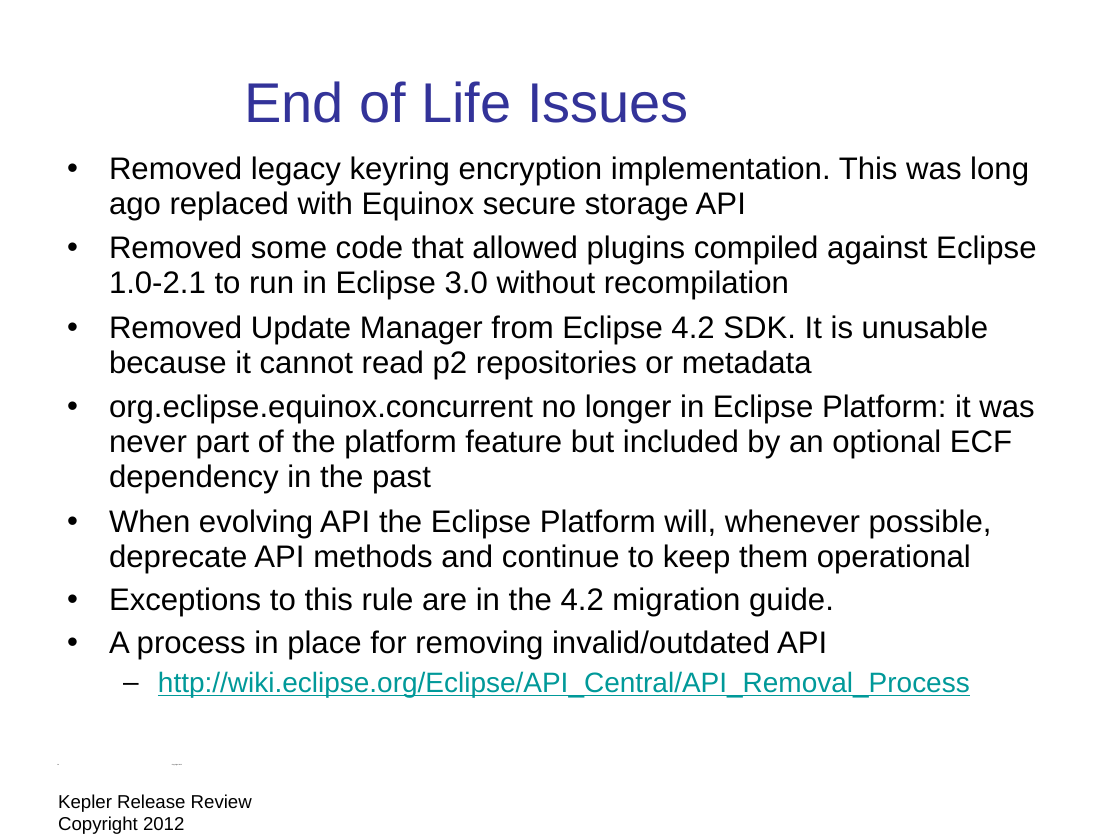
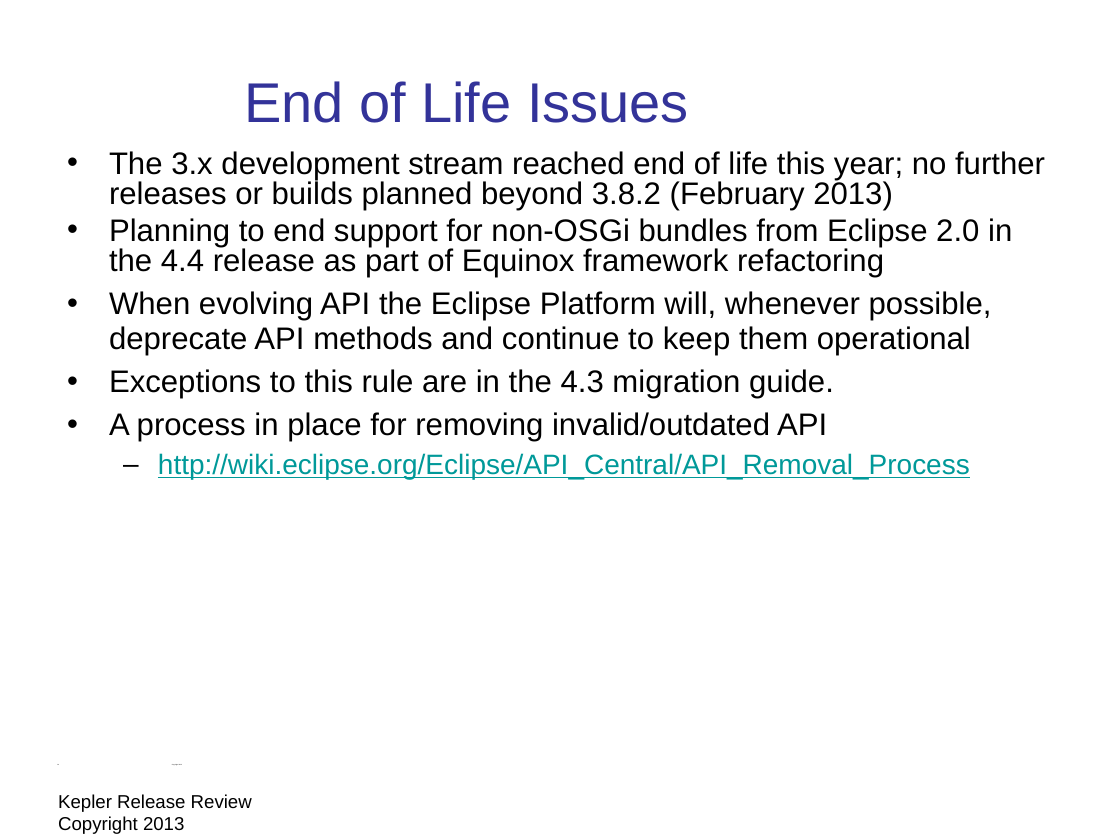
Before and after one commit to eclipse-platform/www.eclipse.org-eclipse-news, a slide deck: slide 16 of presentation/Kepler-release-review/eclipse-kepler-release-review.odp. Drawn at 1120x840 pixels with LibreOffice and Linux fonts; fonts in the diff are those of the drawing; background and template pictures are left out. Boxes give left, top, right and bottom in pixels: in the first picture for what was removed or moved away, otherwise in the second. Text is boxed around its words. In the diff, an @@ line names an element or a change of style, - is before the commit and + after.

Commit message:
Draft Kepler release review

```diff
--- a/presentation/Kepler-release-review/eclipse-kepler-release-review.odp
+++ b/presentation/Kepler-release-review/eclipse-kepler-release-review.odp
@@ text at (109, 151, 1045, 277): text changed @@
-• Removed legacy keyring encryption implementation. This was long ago replaced with Equinox secure storage API
-• Removed some code that allowed plugins compiled against Eclipse 1.0-2.1 to run in Eclipse 3.0 without recompilation
-• Removed Update Manager from Eclipse 4.2 SDK. It is unusable because it cannot read p2 repositories or metadata
-• org.eclipse.equinox.concurrent no longer in Eclipse Platform: it was never part of the platform feature but included by an optional ECF dependency in the past
+• The 3.x development stream reached end of life this year; no further releases or builds planned beyond 3.8.2 (February 2013)
+• Planning to end support for non-OSGi bundles from Eclipse 2.0 in the 4.4 release as part of Equinox framework refactoring
@@ text at (109, 369, 834, 398): text changed @@
-• Exceptions to this rule are in the 4.2 migration guide.
+• Exceptions to this rule are in the 4.3 migration guide.
@@ text at (58, 794, 252, 834): text changed @@
-Kepler Release Review Copyright 2012
+Kepler Release Review Copyright 2013
```
Also in this commit, not shown: 24 other slides changed, 1 slide added, 3 slides removed, 2 other files.
